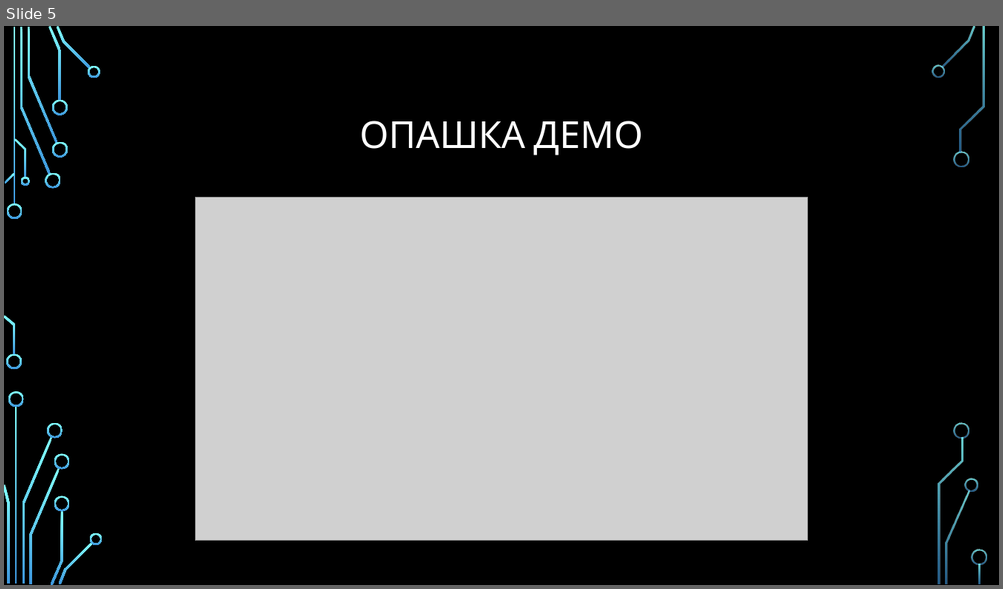
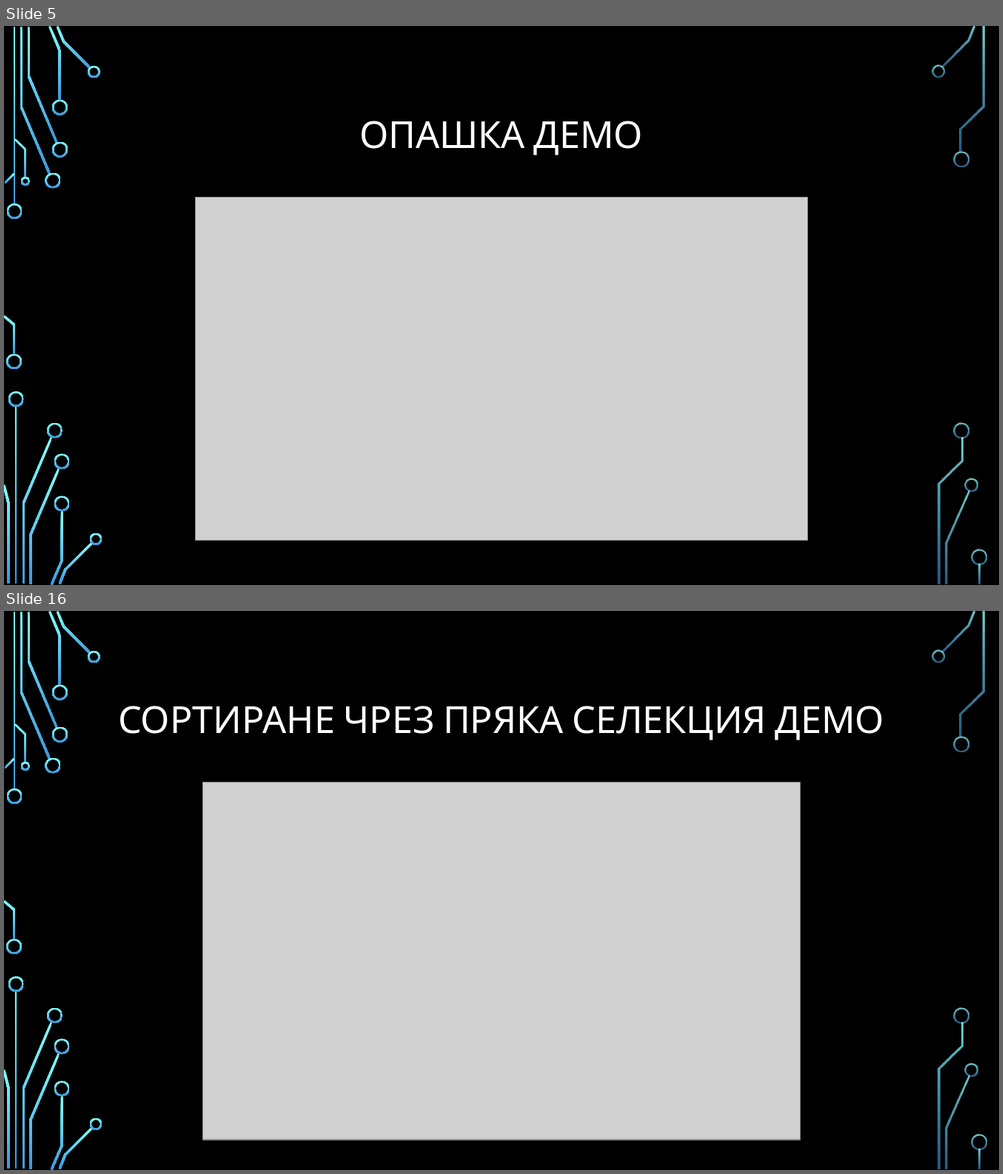
Before and after one commit to Bilyukov/java-course, a slide deck: 09.alorithms-and-data-structures.pptx. Shown one above the other, each under a label of ours: slide 5 before the commit, slides 5 and 16 after it; the slides between them are not shown. The pictures are 1003x589 and 1003x1174 pixels, drawn with LibreOffice and Linux fonts; fonts in the diff are those of the drawing; grey boxes stand for pictures; background and template pictures are left out. Boxes give left, top, right and bottom in pixels: in the first picture for what was removed or moved away, otherwise in the second. Text is boxed around its words. In the diff, an @@ line names an element or a change of style, - is before the commit and + after.

```diff
--- a/09.alorithms-and-data-structures.pptx
+++ b/09.alorithms-and-data-structures.pptx
@@ slide 16 added at (4, 611, 999, 1170), background picture (left out); not listed: 36 template elements that a slide beside it also shows @@
@@ title added at (118, 706, 884, 741), 36 pt, text #FFFFFF @@
+СОРТИРАНЕ ЧРЕЗ ПРЯКА СЕЛЕКЦИЯ ДЕМО
@@ picture added at (202, 782, 800, 1140) @@
```
Also in this commit, not shown: 17 other slides added, 7 other files.
